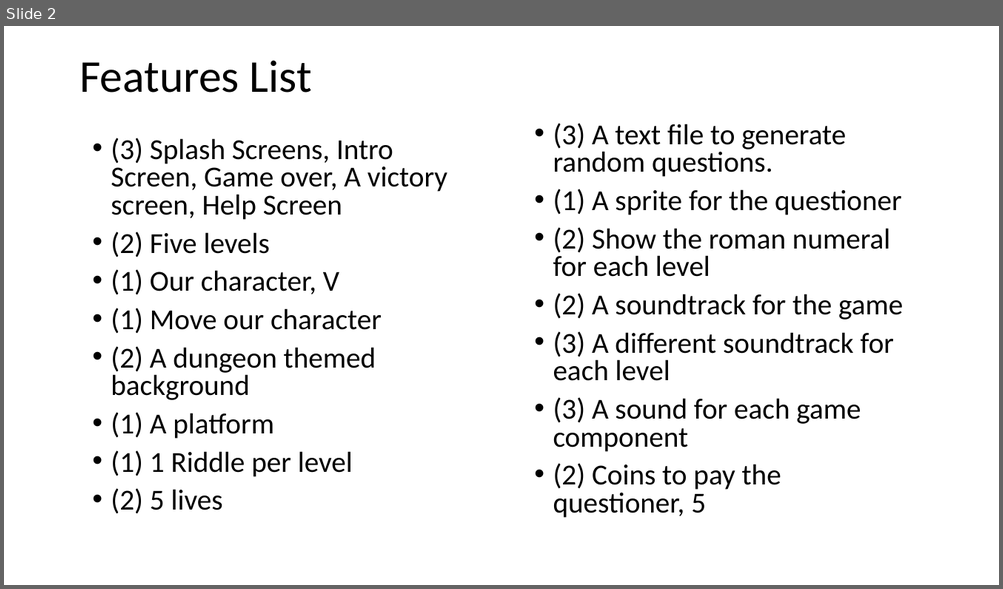
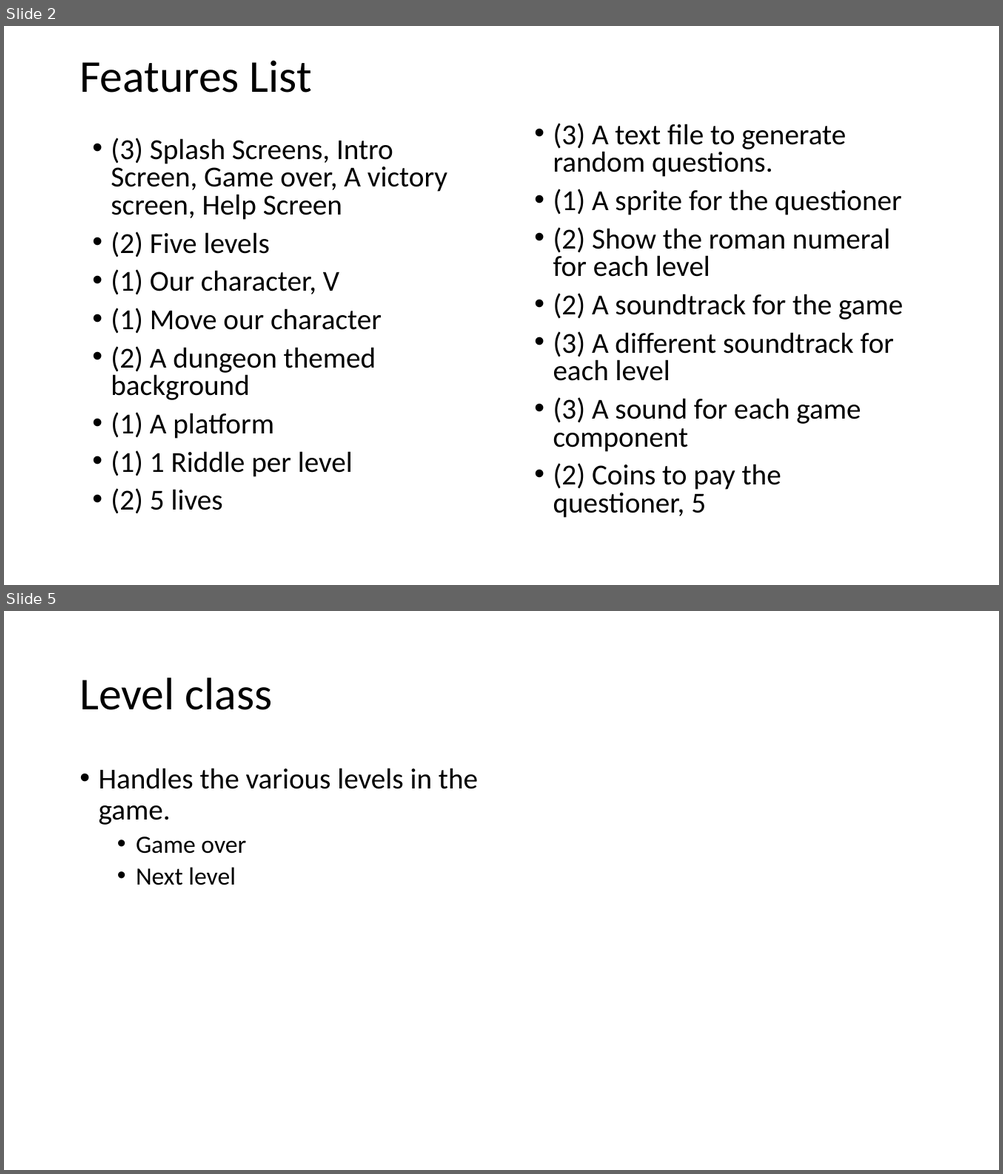
Before and after one commit to joshwassum/team5_final, a slide deck: docs/The Heroic V (Five).pptx. Shown one above the other, each under a label of ours: slide 2 before the commit, slides 2 and 5 after it; the slides between them are not shown. The pictures are 1003x589 and 1003x1174 pixels, drawn with LibreOffice and Linux fonts; fonts in the diff are those of the drawing. Boxes give left, top, right and bottom in pixels: in the first picture for what was removed or moved away, otherwise in the second. Text is boxed around its words. In the diff, an @@ line names an element or a change of style, - is before the commit and + after.

Commit message:
Added the README and CRC Cards for game outline

```diff
--- a/docs/The Heroic V (Five).pptx
+++ b/docs/The Heroic V (Five).pptx
@@ slide 5 added at bbox=[4, 611, 999, 1170], background #FFFFFF @@
@@ title added at bbox=[79, 678, 273, 710], 44 pt, text #000000 @@
+Level class
@@ text added at bbox=[99, 768, 478, 886], 28 pt, text #000000 @@
+• Handles the various levels in the game.
+  • Game over
+  • Next level
```
Also in this commit, not shown: 8 other slides added, 1 other file.
